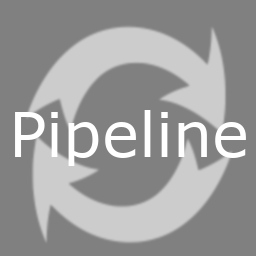
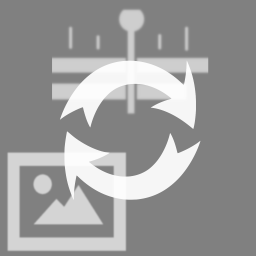
The second 256×256 image is a revision of the first. Changes to its layers:
added layer "Pasted Layer #12" (93%) above "Pasted Layer #13" over [59, 60, 201, 201]
added layer "Pasted Layer #13" above "Timeline #3" over [6, 151, 128, 252]
added layer "Timeline #3" (61%) above "Pasted Layer #9" over [52, 8, 209, 117]
hid "Pipeline" over [15, 110, 246, 166]
hid "Pasted Layer #8" over [24, 24, 235, 245]
